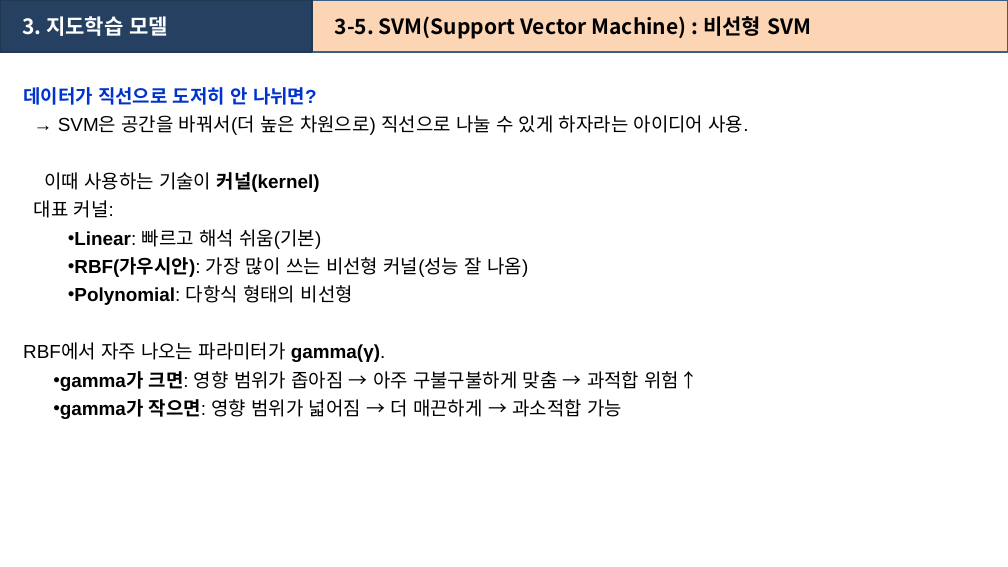
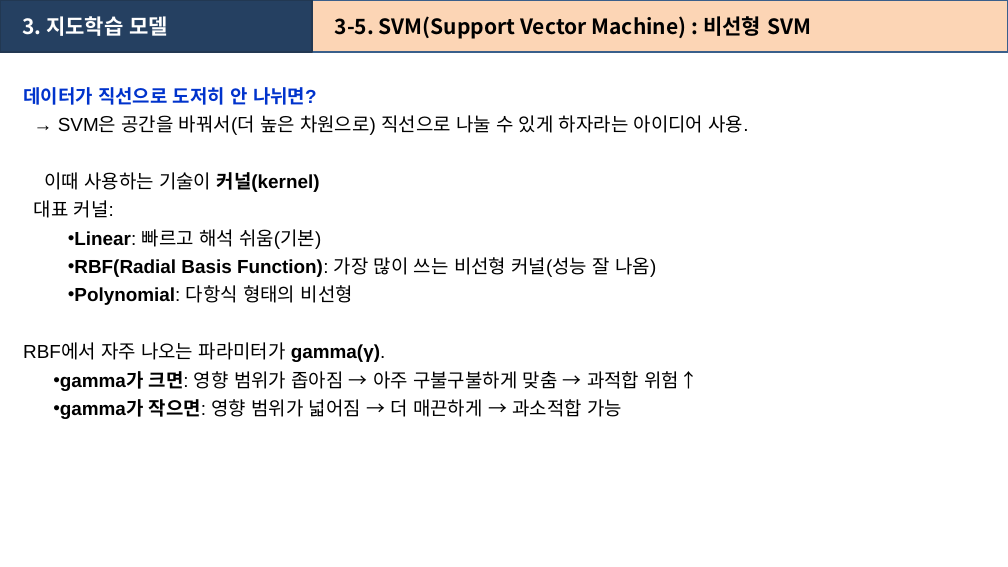
Before and after one commit to heartcom/Linux-Program, a slide deck: slide 89 of 강의자료_머신러닝_인공지능(2606).pptx (slide 88 before the commit). Drawn at 1008x567 pixels with LibreOffice and Linux fonts; fonts in the diff are those of the drawing. Boxes give left, top, right and bottom in pixels: in the first picture for what was removed or moved away, otherwise in the second. Text is boxed around its words. In the diff, an @@ line names an element or a change of style, - is before the commit and + after.

```diff
--- a/강의자료_머신러닝_인공지능(2606).pptx
+++ b/강의자료_머신러닝_인공지능(2606).pptx
@@ text at box(74, 257, 656, 277): text changed; bold on @@
-• RBF(가우시안): 가장 많이 쓰는 비선형 커널(성능 잘 나옴)
+• RBF(Radial Basis Function): 가장 많이 쓰는 비선형 커널(성능 잘 나옴)
```
Also in this commit, not shown: 11 other slides changed, 51 slides added.
